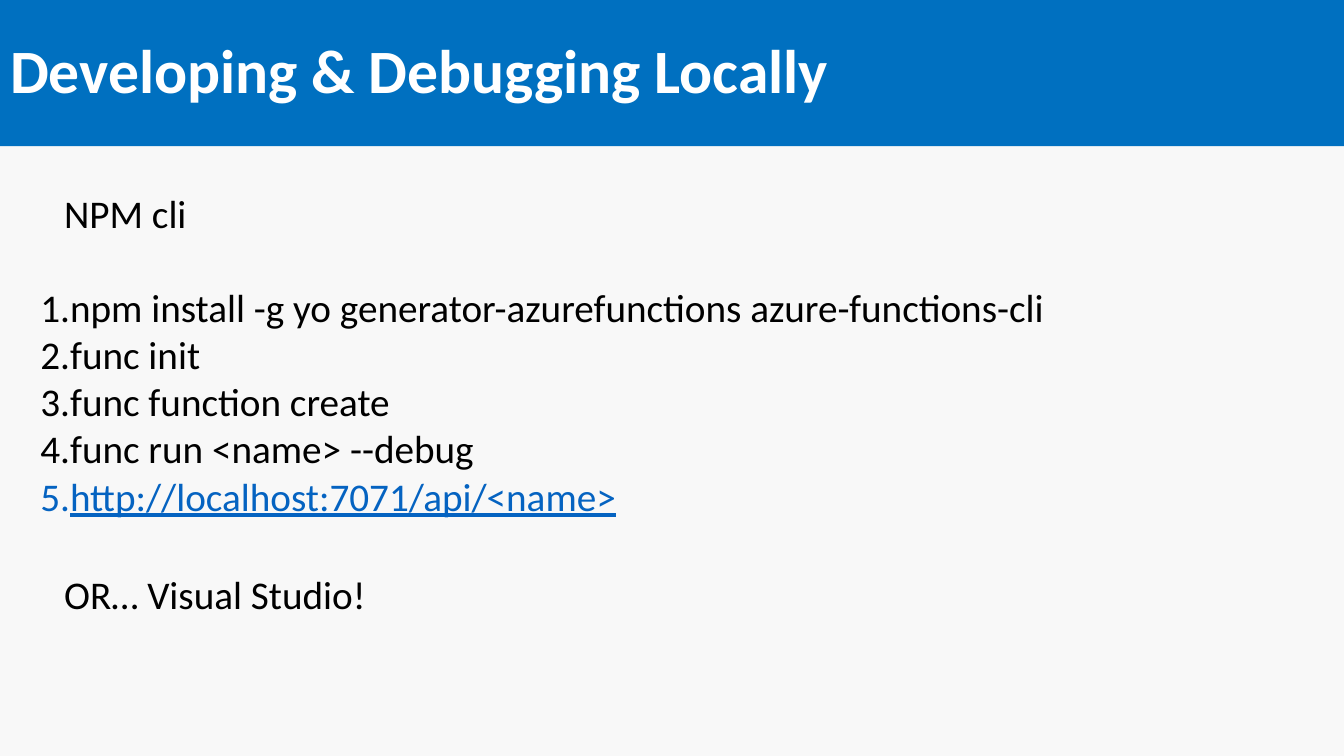
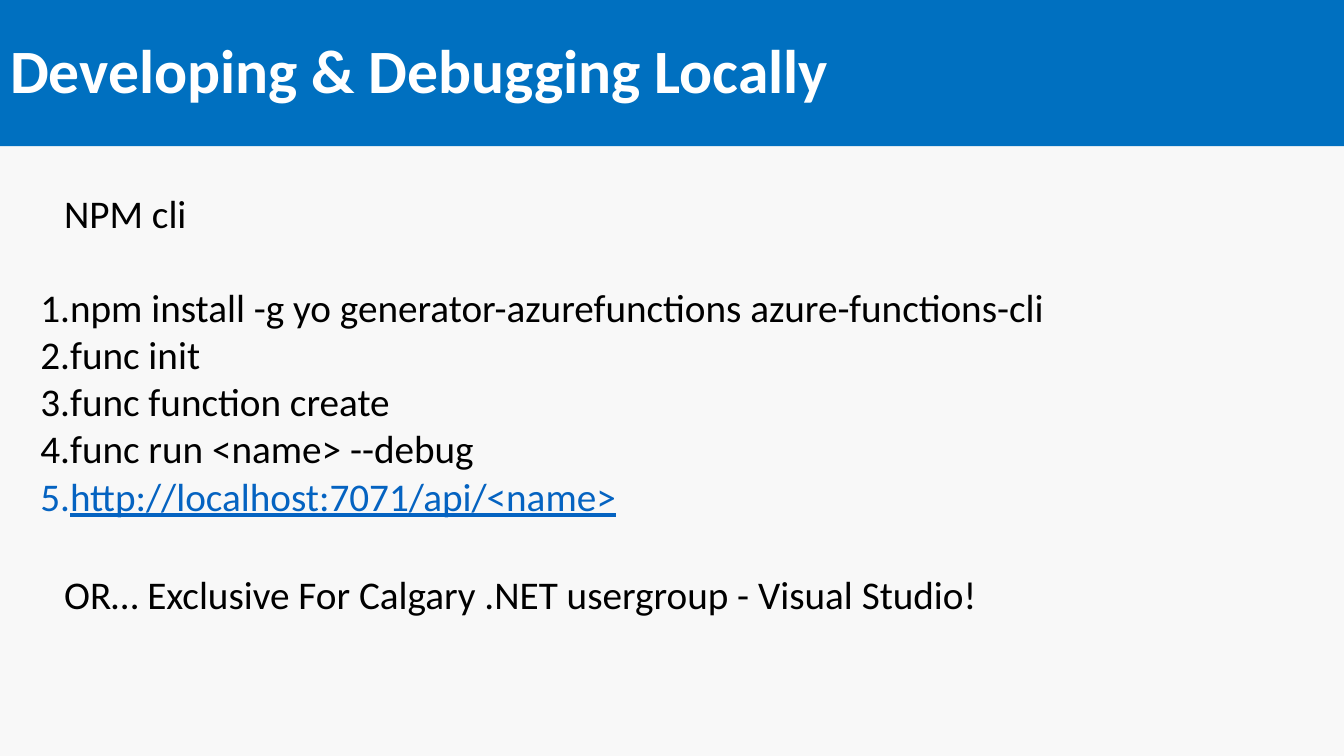
Before and after one commit to SeanFeldman/AzureFunctions-DotNet-YYC, a slide deck: slide 17 of AzureFunctions.pptx (slide 16 before the commit). Drawn at 1344x756 pixels with LibreOffice and Linux fonts; fonts in the diff are those of the drawing. Boxes give left, top, right and bottom in pixels: in the first picture for what was removed or moved away, otherwise in the second. Text is boxed around its words. In the diff, an @@ line names an element or a change of style, - is before the commit and + after.

```diff
--- a/AzureFunctions.pptx
+++ b/AzureFunctions.pptx
@@ text at [64,581,977,616]: text changed @@
-OR… Visual Studio!
+OR… Exclusive For Calgary .NET usergroup - Visual Studio!
```
Also in this commit, not shown: 2 other slides changed, 1 slide added.
